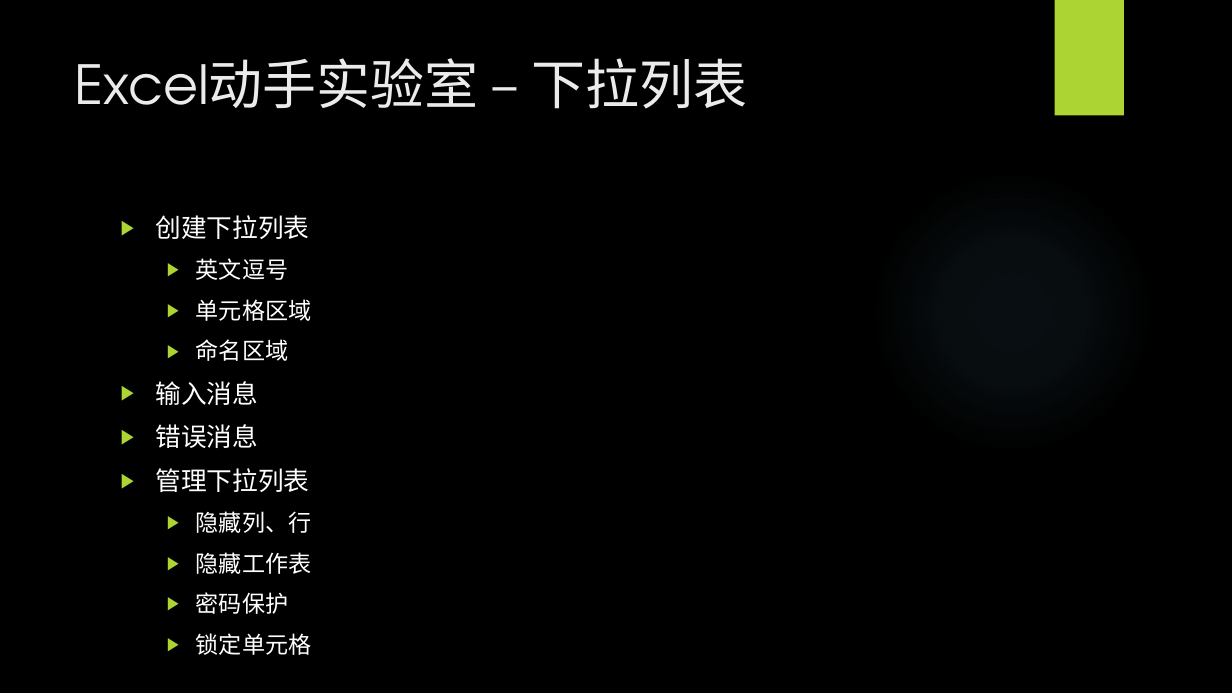
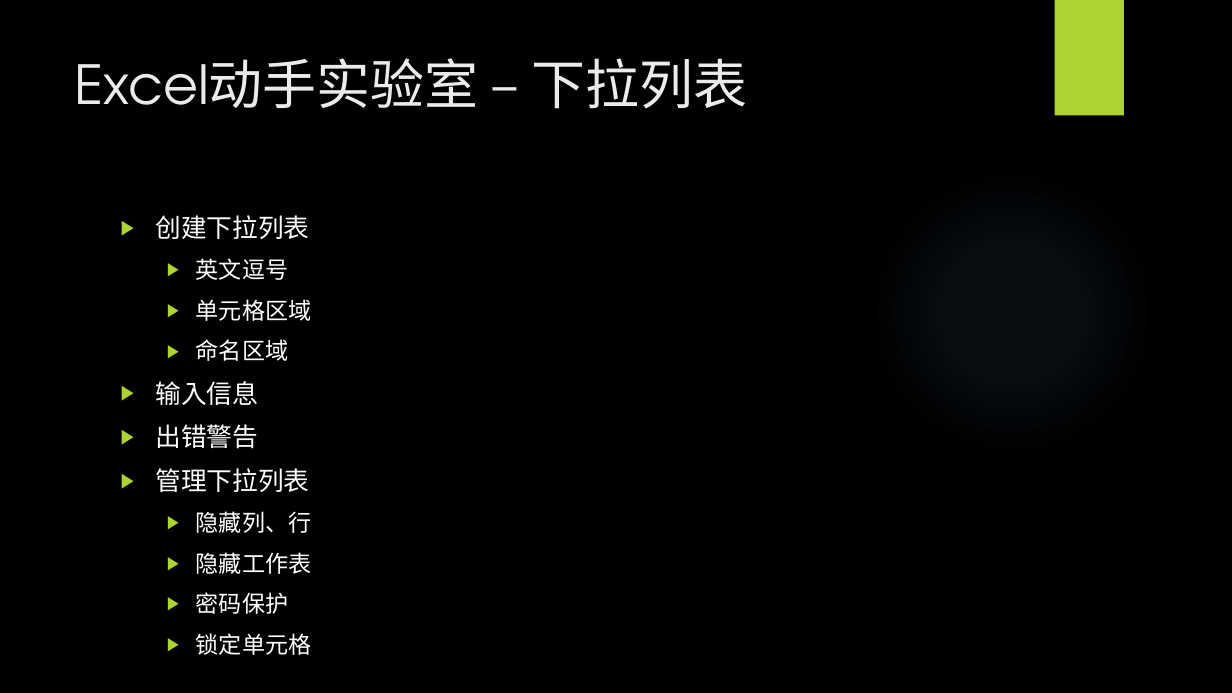
Before and after one commit to BigEgg/OfficeTraining, a slide deck: slide 23 of Excel动手实验室.pptx. Drawn at 1232x693 pixels with LibreOffice and Linux fonts; fonts in the diff are those of the drawing; background and template pictures are left out. Boxes give left, top, right and bottom in pixels: in the first picture for what was removed or moved away, otherwise in the second. Text is boxed around its words. In the diff, an @@ line names an element or a change of style, - is before the commit and + after.

Commit message:
Fix some error in slide 23

```diff
--- a/Excel动手实验室.pptx
+++ b/Excel动手实验室.pptx
@@ text at <box>155,381,258,449</box>: text changed; font TeX Gyre Adventor to Noto Sans CJK SC @@
-▶ 输入消息
-▶ 错误消息
+▶ 输入信息
+▶ 出错警告
```
